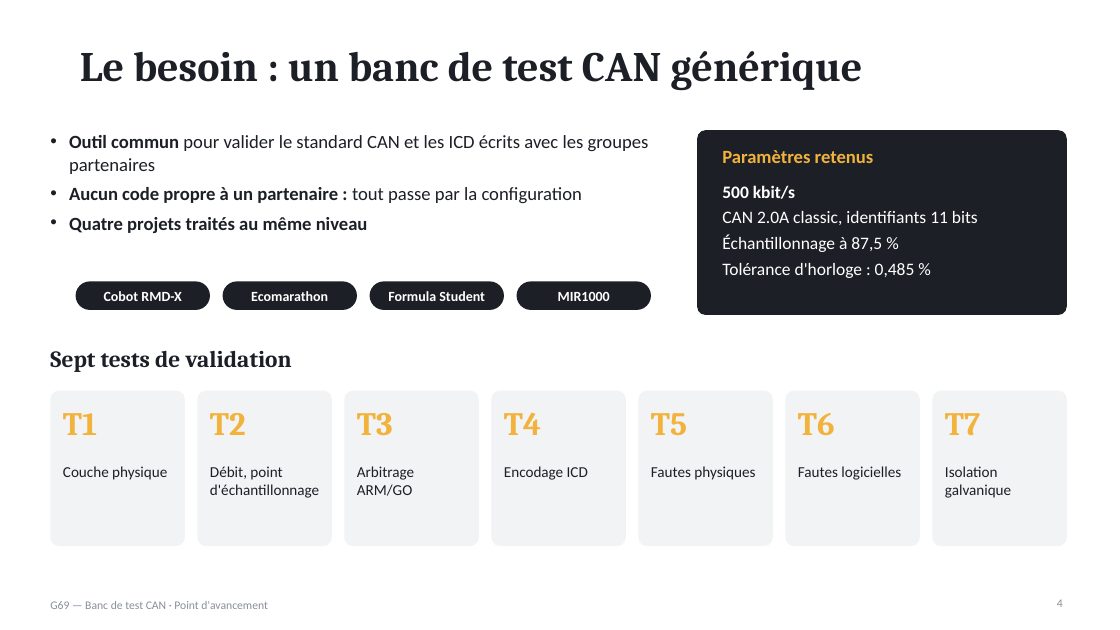
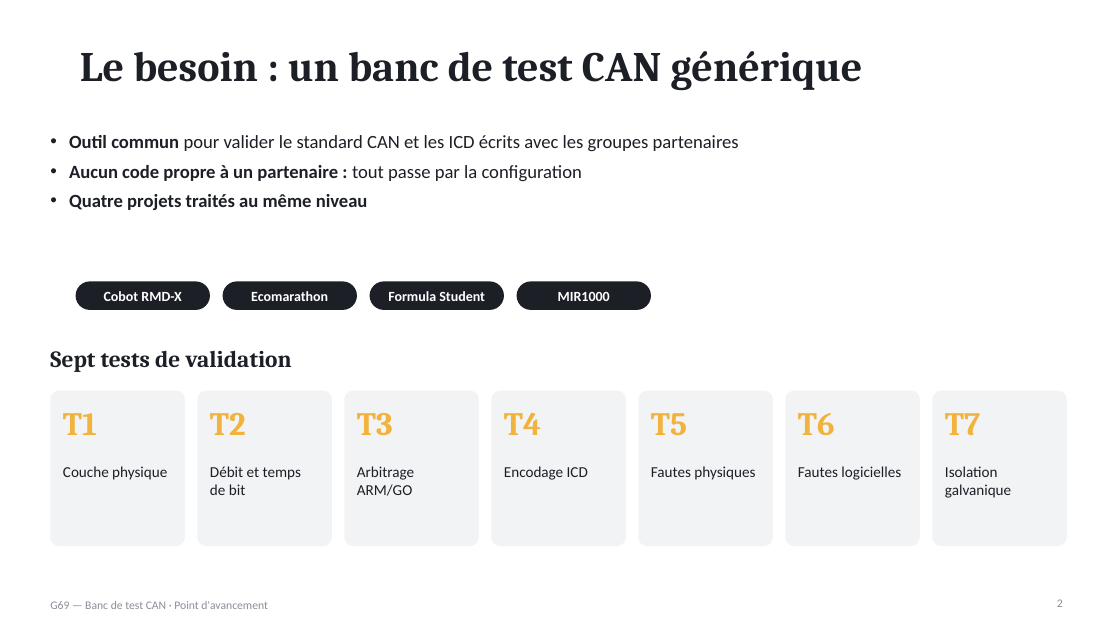
Before and after one commit to xopigun/Projet2A, a slide deck: slide 2 of banc-can/docs/presentation/Avancement_Bus_CAN_G69.pptx (slide 4 before the commit). Drawn at 1120x630 pixels with LibreOffice and Linux fonts; fonts in the diff are those of the drawing. Boxes give left, top, right and bottom in pixels: in the first picture for what was removed or moved away, otherwise in the second. Text is boxed around its words. In the diff, an @@ line names an element or a change of style, - is before the commit and + after.

```diff
--- a/banc-can/docs/presentation/Avancement_Bus_CAN_G69.pptx
+++ b/banc-can/docs/presentation/Avancement_Bus_CAN_G69.pptx
@@ text "Outil commun pour valider le ..." rewrapped from (69,135,649,233) to (69,135,739,210) @@
@@ rounded rectangle removed at (697,130,1067,315) @@
@@ text removed at (722,150,874,163) @@
-Paramètres retenus
@@ text removed at (722,185,978,278) @@
-500 kbit/s
-CAN 2.0A classic, identifiants 11 bits
-Échantillonnage à 87,5 %
-Tolérance d'horloge : 0,485 %
@@ text at (210,466,301,495): text changed @@
-Débit, point d'échantillonnage
+Débit et temps de bit
@@ page number at (1057,599,1063,607): text changed @@
-4
+2
```
Also in this commit, not shown: 4 other slides changed, 3 slides removed.
